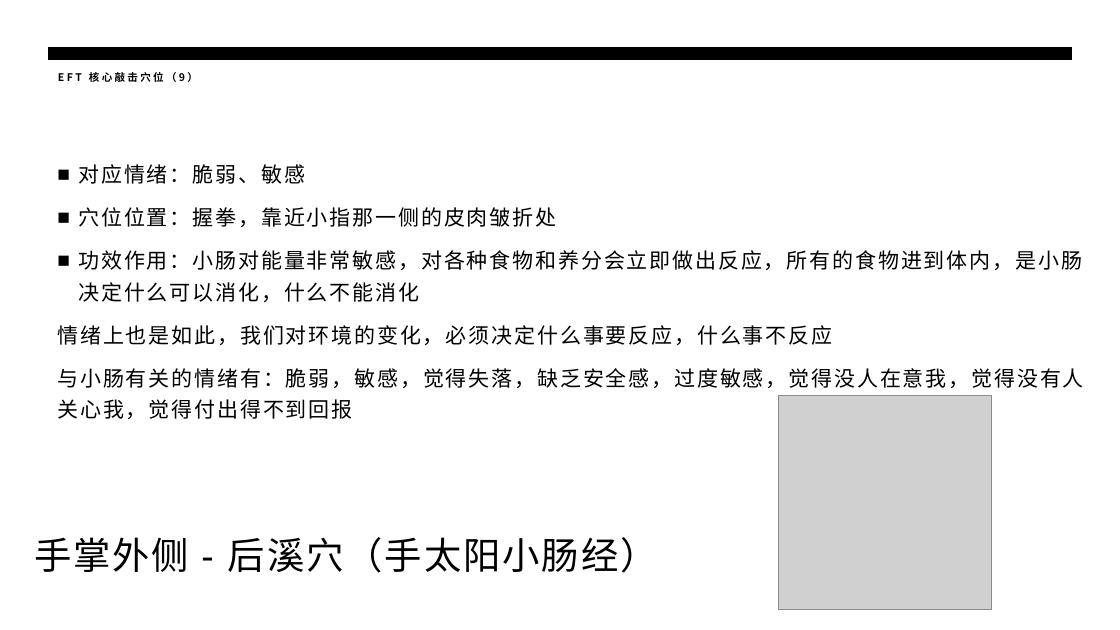
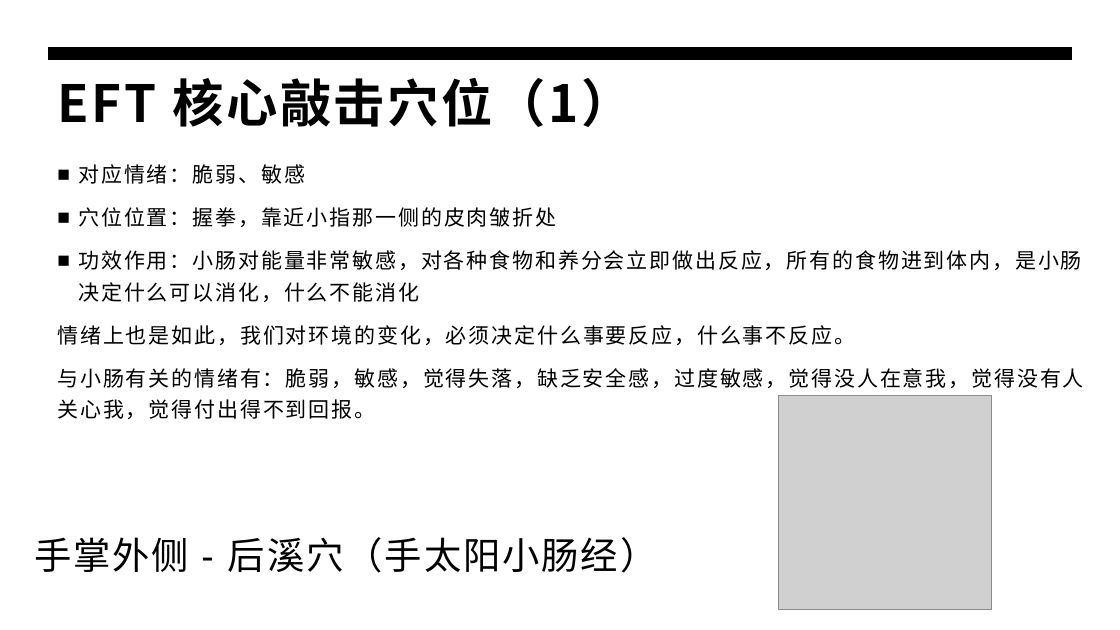
Before and after one commit to panxibei/writing, a slide deck: slide 15 of 44_心理学/28_浥尘伙伴社团原创：音乐治疗/PPT/浥尘伙伴社团原创：情绪释放疗法（EFT）心理训练.pptx. Drawn at 1120x630 pixels with LibreOffice and Linux fonts; fonts in the diff are those of the drawing; grey boxes stand for pictures. Boxes give left, top, right and bottom in pixels: in the first picture for what was removed or moved away, otherwise in the second. Text is boxed around its words. In the diff, an @@ line names an element or a change of style, - is before the commit and + after.

```diff
--- a/44_心理学/28_浥尘伙伴社团原创：音乐治疗/PPT/浥尘伙伴社团原创：情绪释放疗法（EFT）心理训练.pptx
+++ b/44_心理学/28_浥尘伙伴社团原创：音乐治疗/PPT/浥尘伙伴社团原创：情绪释放疗法（EFT）心理训练.pptx
@@ title at <box>58,77,633,127</box>: text changed; size 9 to 44 pt @@
-EFT 核心敲击穴位（9）
+EFT 核心敲击穴位（1）
@@ text at <box>57,325,1083,419</box>: text changed @@
-情绪上也是如此，我们对环境的变化，必须决定什么事要反应，什么事不反应
-与小肠有关的情绪有：脆弱，敏感，觉得失落，缺乏安全感，过度敏感，觉得没人在意我，觉得没有人关心我，觉得付出得不到回报
+情绪上也是如此，我们对环境的变化，必须决定什么事要反应，什么事不反应。
+与小肠有关的情绪有：脆弱，敏感，觉得失落，缺乏安全感，过度敏感，觉得没人在意我，觉得没有人关心我，觉得付出得不到回报。
```
Also in this commit, not shown: 19 other slides changed, 1 other file.
